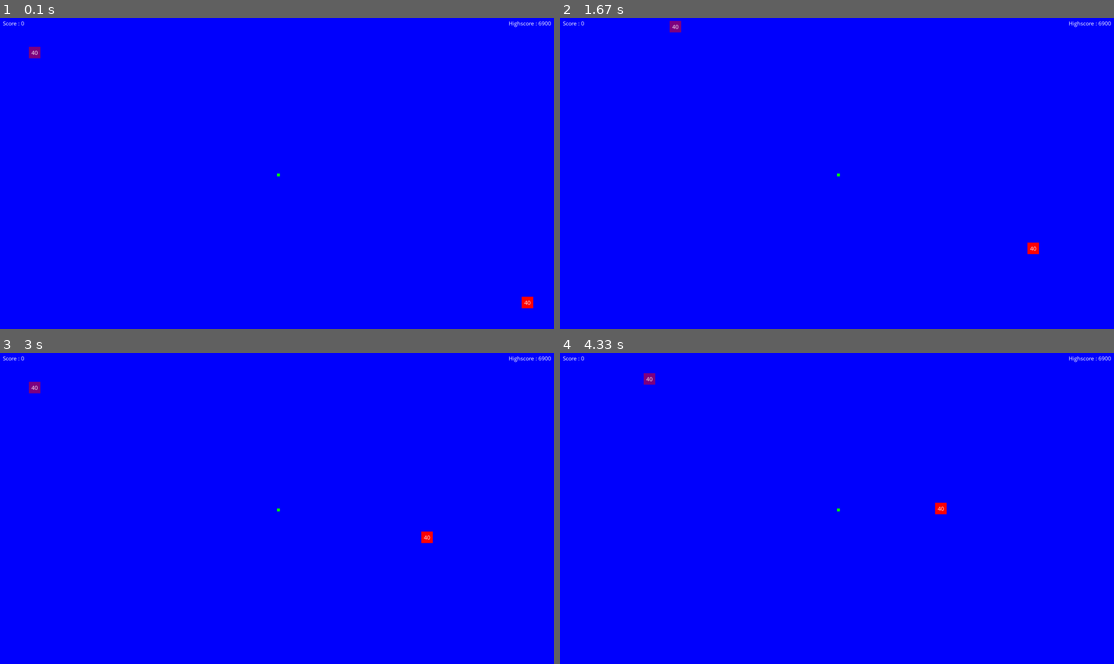
Above: before the commit, frames 1-4 (two rows, left to right).
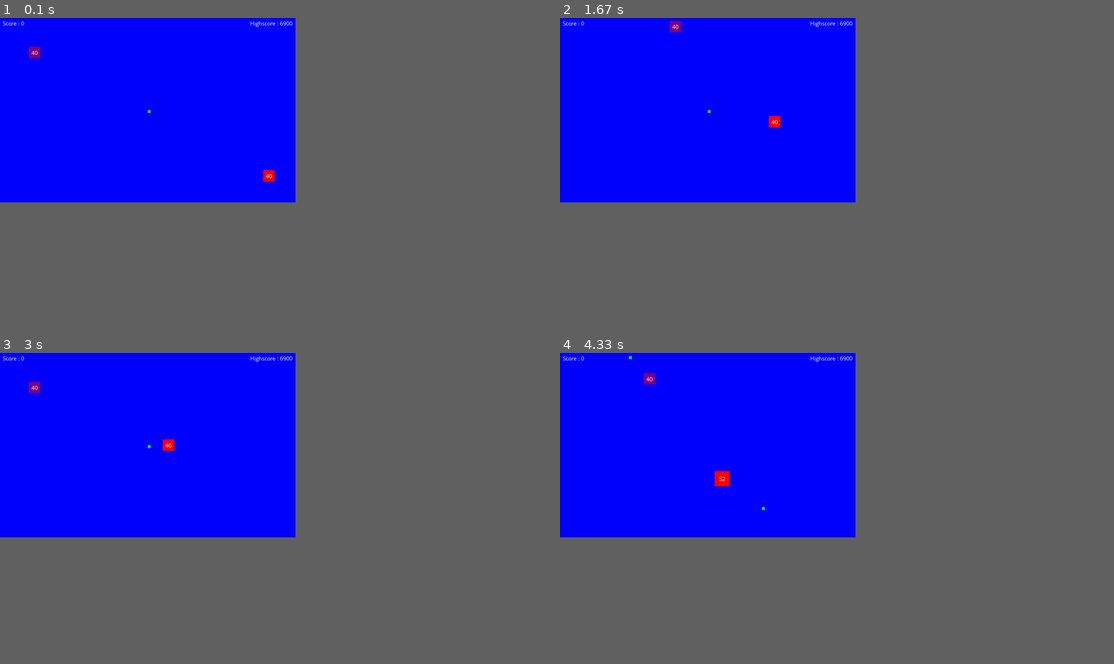
Above: after the commit, the same moments.

Repository: Isopod00/Pygame-Project
Game: pygame game, started from Game/game.py
Two runs of this game, one before a commit and one after it. Both use one fixed random seed, a clock stepped at 60 frames per second and the inputs below.
Inputs:
- Up to frame 1 (0.1 s): no input
- Up to frame 2 (1.67 s): hold Right 0.33-0.8 s; hold Up 0.83-1.13 s; hold Right 1.17-1.63 s
- Up to frame 3 (3 s): hold Left 1.67-2.2 s; hold Down 2.23-2.53 s; hold Left 2.57-2.97 s
- Up to frame 4 (4.33 s): hold Up 3-3.37 s; hold Right 3.4-4.03 s; hold Down from 4.07 s (still down)
In our replay, the window is 900x506 before the commit and 480x300 after it. These sizes can differ from the game's own. Grey fills any space a smaller window leaves; there, only what the larger window draws over its background counts as a difference.

The runs differ from the first frame. In frame 1, 0.3% of the frame differs, in the area x 26-100%, y 0-94%; in frame 2, 0.3%; in frame 3, 0.3%; in frame 4, 0.4%, in the area x 12-100%, y 0-52%.

Commit message:
revert back to old window size

Diff:
--- a/Game/game.py
+++ b/Game/game.py
@@ -15,8 +15,8 @@
 brown = (139, 69, 19)
 
 ## Game Configuration Settings (Important)
-WINDOW_WIDTH = 1920 ## Width of the screen in pixels
-WINDOW_HEIGHT = 1080 ## Height of the screen in pixels
+WINDOW_WIDTH = 1024 ## Width of the screen in pixels
+WINDOW_HEIGHT = 640 ## Height of the screen in pixels
 FPS = 60 ## How many Frames Per Second to render
 
 ## Set the initial size of the character and enemt
